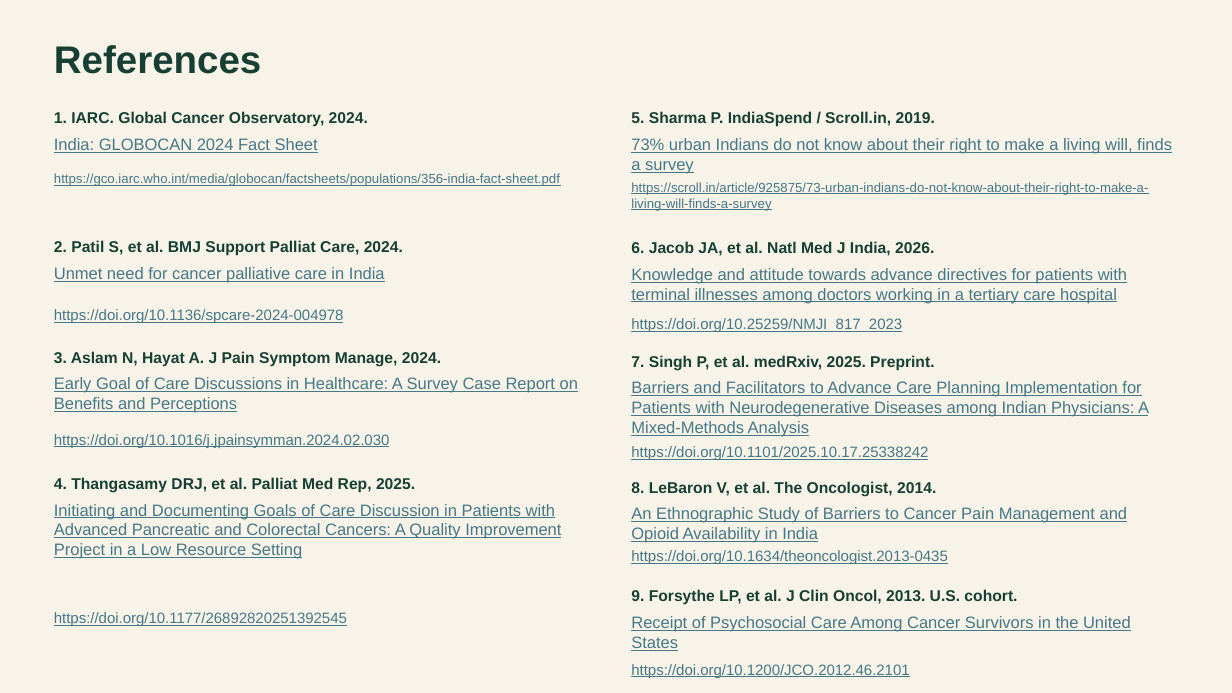
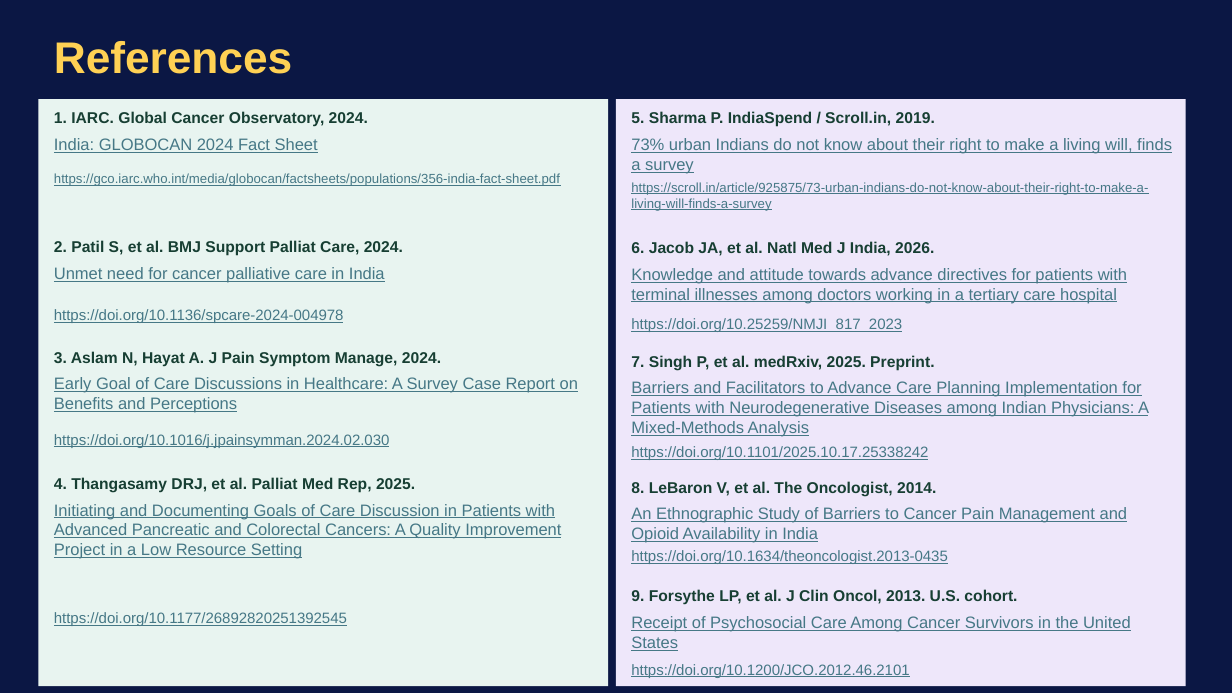
Before and after one commit to basithladdu/healthathon, a slide deck: slide 8 of submission/Saathi_Healthathon_Final.pptx. Drawn at 1232x693 pixels with LibreOffice and Linux fonts; fonts in the diff are those of the drawing. Boxes give left, top, right and bottom in pixels: in the first picture for what was removed or moved away, otherwise in the second. Text is boxed around its words. In the diff, an @@ line names an element or a change of style, - is before the commit and + after.

Commit message:
Give the reference slide a stronger closing palette

```diff
--- a/submission/Saathi_Healthathon_Final.pptx
+++ b/submission/Saathi_Healthathon_Final.pptx
@@ background #F7F3E9 to #0B1744 @@
@@ text "References" at (54, 41, 292, 74): size 30 to 34.5 pt, text colour #173F33 to #FFD154 @@
@@ rectangle added at (39, 99, 609, 686), fill #E8F4F0 @@
@@ rectangle added at (616, 99, 1187, 686), fill #EEE7FA @@
```
Also in this commit, not shown: 2 other files.
